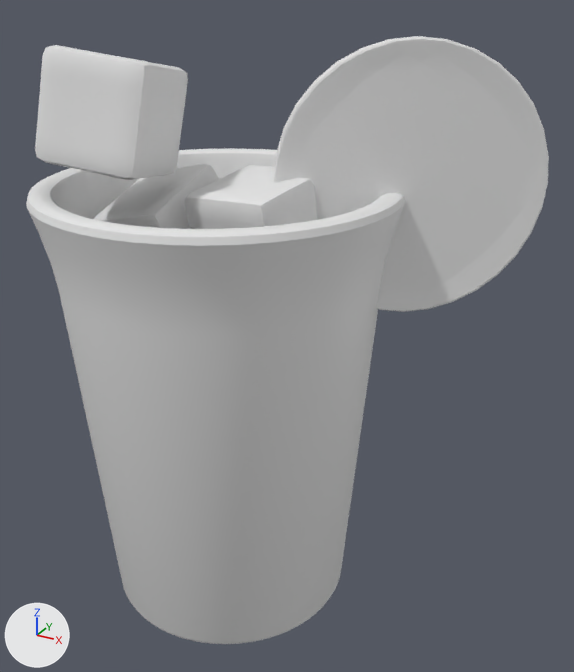
What one commit did to the OBJ model public/assets/drink-baked/blog0063.obj.
Before and after are seen from a 50 mm camera at (3.41, -5.12, 5.09) aimed at (0.54, 0.1, 2.48). The lights are fixed; the arrows at lower left show +X, +Y and +Z. The first picture is the older version. Where no turn or scale is listed for an object, it has been applied to the vertices.
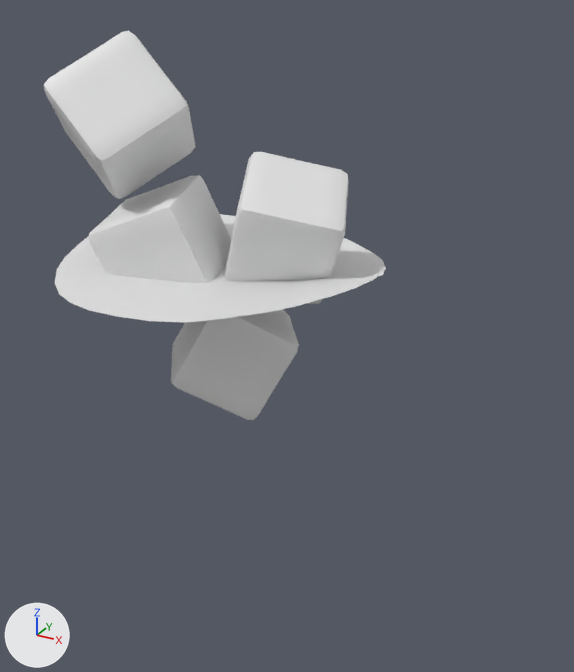
Where the change shows, as pixel boxes (x1, y1, x2, y2) in the pictures (574 x 672 px; the box of a moved part takes in the faces that stretch with it):
'Cylinder', deleted: before (26, 148, 405, 644)
'Circle.001', deleted: before (274, 36, 549, 312)
'Cube.003', reshaped (25% taller): before (35, 45, 188, 180); after (44, 30, 196, 199)
'Cube.002', reshaped: before (184, 165, 317, 229); after (225, 152, 349, 304)
'Cube.001', reshaped: before (94, 164, 219, 229); after (88, 175, 232, 283)
part 4 of me_plane, moved or reshaped (not visible before): after (55, 214, 386, 322)
'Cube', unchanged, uncovered by the edit: after (171, 310, 299, 420)

Diff of the bpy script that builds the scene:
```diff
--- a/public/assets/drink-baked/blog0063.obj.py
+++ b/public/assets/drink-baked/blog0063.obj.py
@@ me_cube_001 @@
 # used by ob_cube_001; location = (0.0, 0.0, 0.0)
-me_cube_001.from_pydata(...)  # 386 vertices, 384 faces; spans x -0.96..0.012, y -0.542..0.504, z 2.69..3.793
+me_cube_001.from_pydata(...)  # 386 vertices, 384 faces; spans x -1.006..0.116, y -0.664..0.382, z 2.635..3.69
+# me_cube_001 part 1: the whole mesh is multiplied about its middle by the matrix ((0.939, -0.286, -0.19), (0.321, 0.928, 0.192), (0.121, -0.241, 0.963)), then moved by (0.029, -0.121, -0.079)
@@ me_cube_002 @@
 # used by ob_cube_002; location = (0.0, 0.0, 0.0)
-me_cube_002.from_pydata(...)  # 386 vertices, 384 faces; spans x -0.052..0.908, y -0.559..0.424, z 2.918..3.856
+me_cube_002.from_pydata(...)  # 386 vertices, 384 faces; spans x -0.09..1.082, y -0.399..0.759, z 2.805..3.917
+# me_cube_002 part 2: the whole mesh is multiplied about its middle by the matrix ((0.173, -0.95, 0.258), (-0.226, -0.294, -0.929), (0.958, 0.103, -0.266)), then moved by (0.068, 0.247, -0.026)
@@ me_cube_003 @@
 # used by ob_cube_003; location = (0.0, 0.0, 0.0)
-me_cube_003.from_pydata(...)  # 386 vertices, 384 faces; spans x -1.07..-0.083, y -1.0..0.022, z 3.754..4.727
+me_cube_003.from_pydata(...)  # 386 vertices, 384 faces; spans x -1.369..-0.117, y -0.756..0.38, z 3.525..4.796
+# me_cube_003 part 3: the whole mesh is multiplied about its middle by the matrix ((0.535, -0.436, -0.724), (0.537, 0.837, -0.107), (0.652, -0.331, 0.682)), then moved by (-0.167, 0.301, -0.08)
@@ me_plane @@
 # used by ob_plane; location = (0.0, 0.0, 0.0)
-me_plane.from_pydata(...)  # 248 vertices, 70 faces; spans x -1.31..1.31, y -1.3..1.3, z 3.01..3.15
+me_plane.from_pydata(...)  # 214 vertices, 157 faces; spans x -1.31..1.31, y -1.31..1.31, z 3.01..3.15
+# me_plane part 4: 16 vertices moved from x -1.31..1.31, y -1.3..1.3, z 3.03..3.15 to x -1.29..1.29, y -1.31..1.31, z 3.03..3.14; 178 vertices removed from x -1.31..1.31, y -1.3..1.3, z 3.01..3.15; 144 vertices added at x -1.27..1.27, y -1.29..1.29, z 3.01..3.15
@@ ob_circle_001 @@
-ob_circle_001 = bpy.data.objects.new('Circle.001', me_circle_001)
-ob_circle_001.location = (0.0, 0.0, 0.0)
@@ ob_cylinder @@
-ob_cylinder = bpy.data.objects.new('Cylinder', me_cylinder)
-ob_cylinder.location = (0.0, 0.0, 0.0)
```
